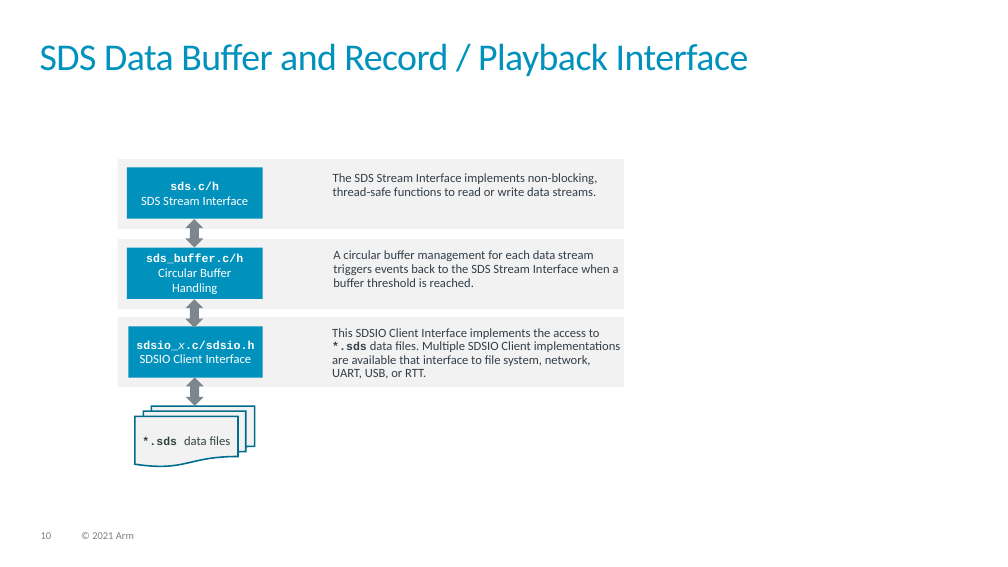
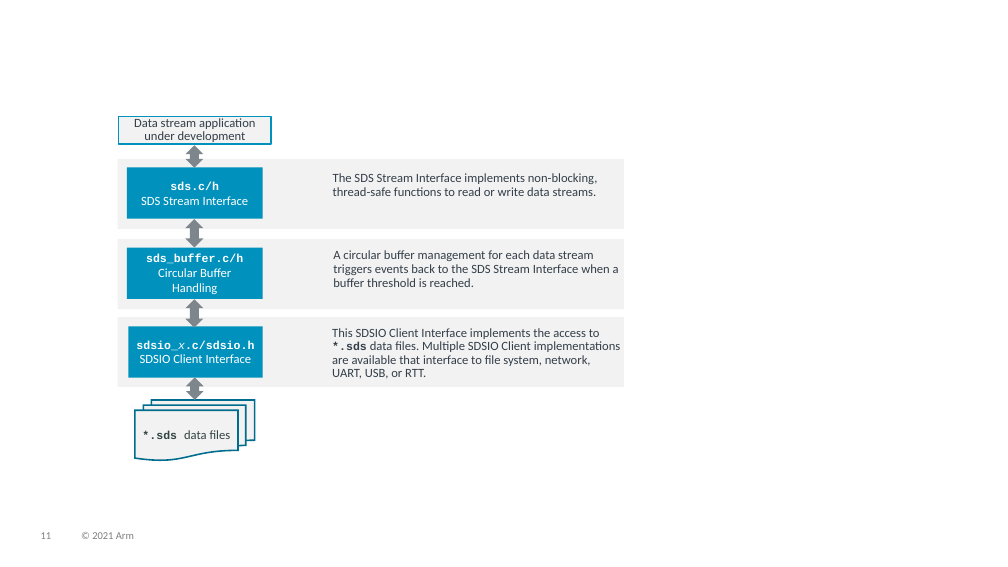
Before and after one commit to ARM-software/SDS-Framework, a slide deck: slide 11 of documentation/images/overview.pptx (slide 10 before the commit). Drawn at 1008x567 pixels with LibreOffice and Linux fonts; fonts in the diff are those of the drawing. Boxes give left, top, right and bottom in pixels: in the first picture for what was removed or moved away, otherwise in the second. Text is boxed around its words. In the diff, an @@ line names an element or a change of style, - is before the commit and + after.

```diff
--- a/documentation/images/overview.pptx
+++ b/documentation/images/overview.pptx
@@ title removed at box(40, 43, 749, 76) @@
-SDS Data Buffer and Record / Playback Interface
@@ rectangle added at box(119, 116, 271, 144), fill #F2F2F2, outline #0091BD 1.5 pt, 12 pt, text #333E48 @@
+Data stream application under development
@@ up down arrow added at box(185, 145, 203, 168), fill #7D868C @@
@@ up down arrow: place and size @@
-up down arrow at box(186, 377, 204, 406)
+up down arrow at box(186, 377, 204, 400)
@@ flow chart multidocument "*.sds data files": place and size @@
-flow chart multidocument "*.sds data files" at box(135, 406, 255, 467)
+flow chart multidocument "*.sds data files" at box(135, 400, 255, 461)
@@ page number at box(41, 532, 52, 539): text changed @@
-10
+11
```
Also in this commit, not shown: 1 other slide changed, 1 slide added, 11 other files.
